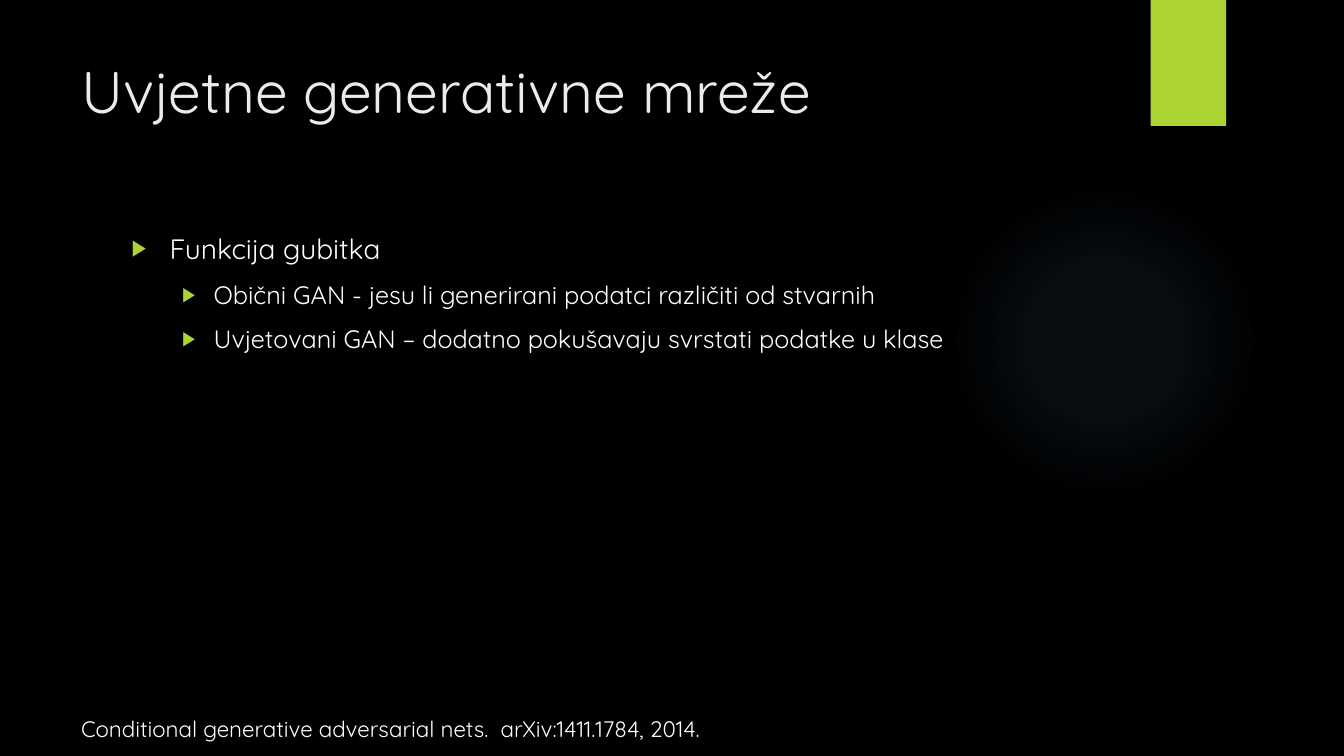
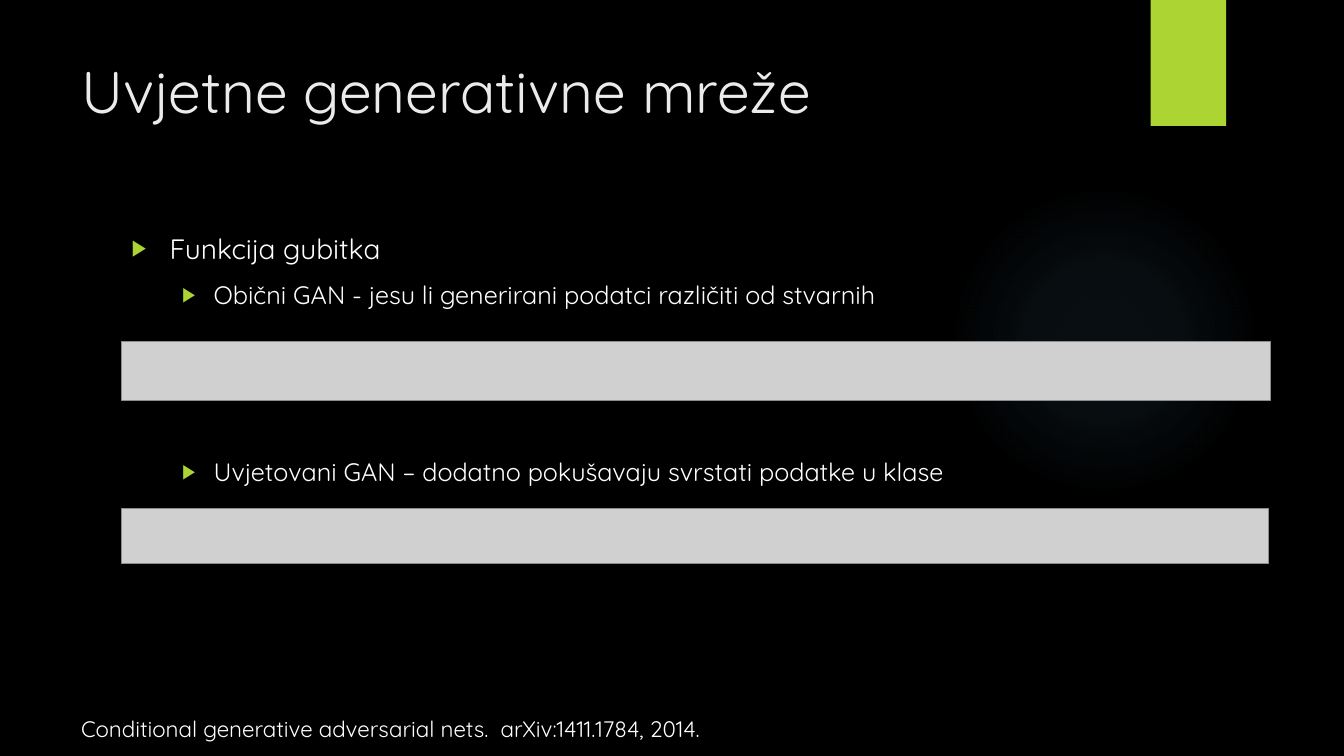
Before and after one commit to v-silverfin/fer-graduate-seminar, a slide deck: slide 10 of kvukic-seminar-presentation-2018.pptx (slide 9 before the commit). Drawn at 1344x756 pixels with LibreOffice and Linux fonts; fonts in the diff are those of the drawing; grey boxes stand for pictures; background and template pictures are left out. Boxes give left, top, right and bottom in pixels: in the first picture for what was removed or moved away, otherwise in the second. Text is boxed around its words. In the diff, an @@ line names an element or a change of style, - is before the commit and + after.

```diff
--- a/kvukic-seminar-presentation-2018.pptx
+++ b/kvukic-seminar-presentation-2018.pptx
@@ text "Funkcija gubitka" rewrapped from (170,238,943,353) to (170,238,943,486) @@
@@ picture added at (122,341,1271,399) @@
@@ picture added at (122,508,1269,564) @@
```
Also in this commit, not shown: 4 other slides changed, 1 slide added, 1 slide removed.
